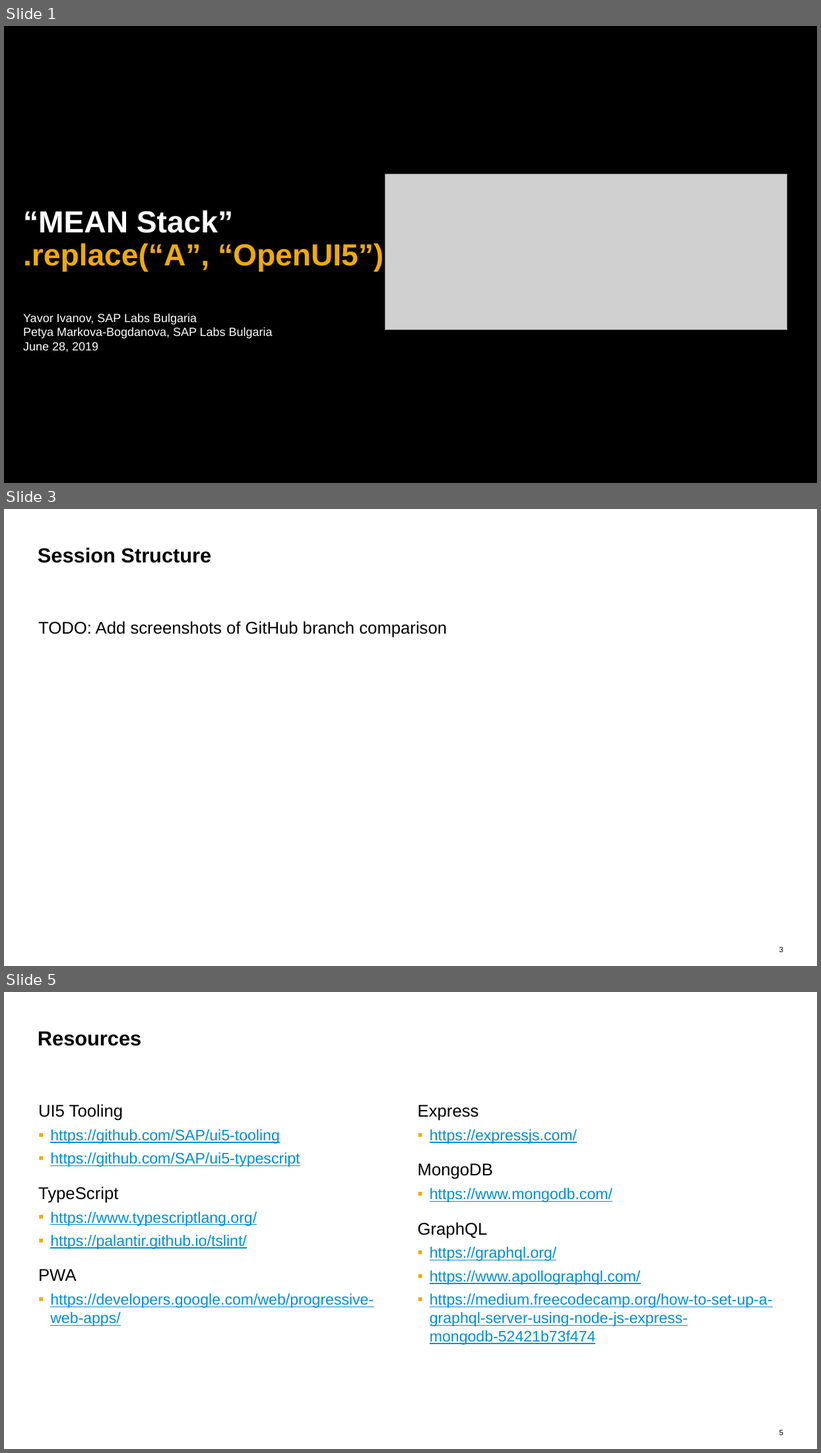
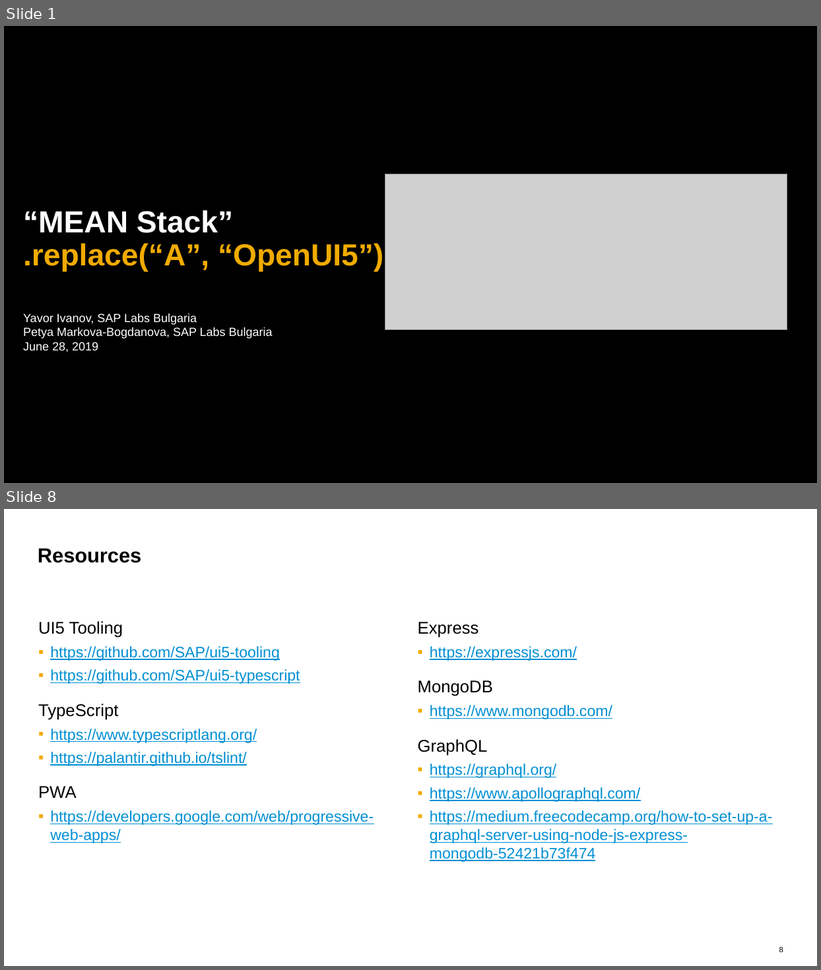
Before and after one commit to d3xter666/ui5con-2019-mean-stack-with-ui5, a slide deck: ui5con2019-mean-stack-ui5.pptx. Shown one above the other, each under a label of ours: slides 1, 3 and 5 before the commit, slides 1 and 8 after it; the slides between them are not shown. The pictures are 821x1453 and 821x970 pixels, drawn with LibreOffice and Linux fonts; fonts in the diff are those of the drawing; grey boxes stand for pictures. Boxes give left, top, right and bottom in pixels: in the first picture for what was removed or moved away, otherwise in the second. Text is boxed around its words. In the diff, an @@ line names an element or a change of style, - is before the commit and + after.

```diff
--- a/ui5con2019-mean-stack-ui5.pptx
+++ b/ui5con2019-mean-stack-ui5.pptx
@@ slide 3 removed at (x1=4, y1=509, x2=817, y2=966), background #FFFFFF; not listed: 1 template element that a slide beside it also shows @@
@@ title removed at (x1=38, y1=547, x2=211, y2=563) @@
-Session Structure
@@ text removed at (x1=38, y1=621, x2=447, y2=638) @@
-TODO: Add screenshots of GitHub branch comparison
@@ what was slide 5 is now slide 8 @@
@@ page number at (x1=780, y1=947, x2=783, y2=953): text changed @@
-5
+8
```
Also in this commit, not shown: 2 slides changed, 4 slides added, 2 other files.
